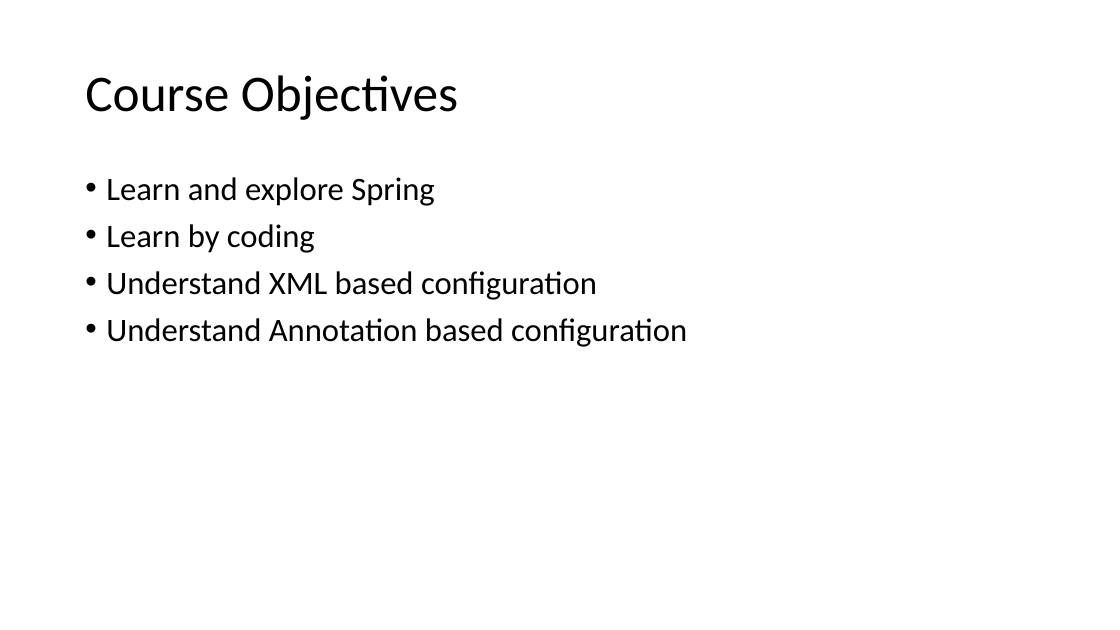
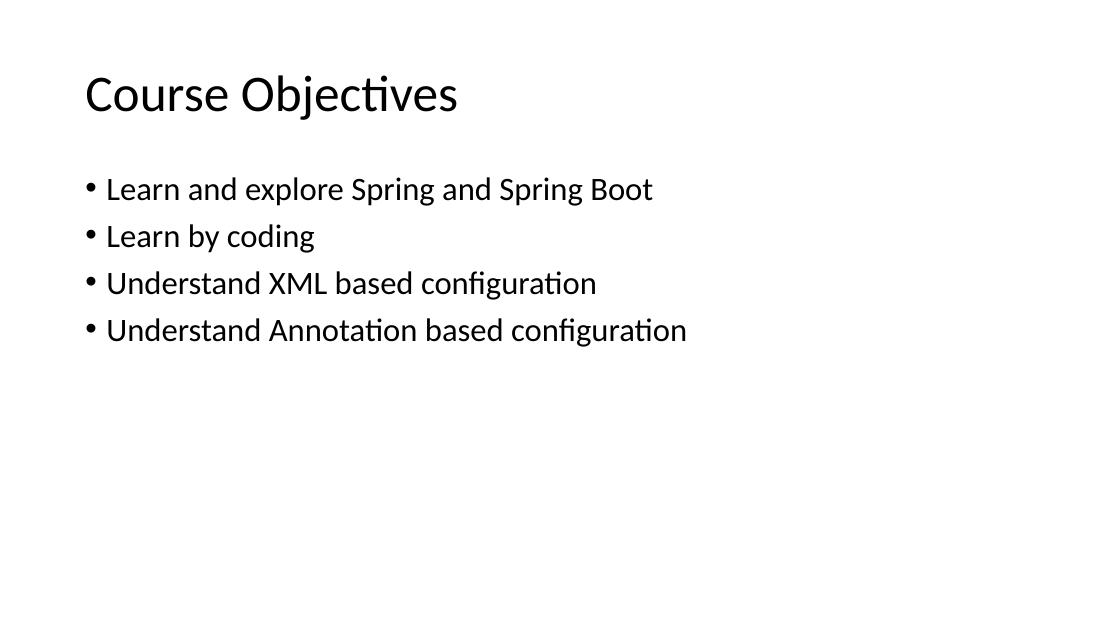
Before and after one commit to raghuprasadks/acharyafullstackfdp, a slide deck: slide 4 of day2/Spring.pptx. Drawn at 1120x630 pixels with LibreOffice and Linux fonts; fonts in the diff are those of the drawing. Boxes give left, top, right and bottom in pixels: in the first picture for what was removed or moved away, otherwise in the second. Text is boxed around its words. In the diff, an @@ line names an element or a change of style, - is before the commit and + after.

```diff
--- a/day2/Spring.pptx
+++ b/day2/Spring.pptx
@@ text at bbox=[106, 177, 653, 206]: text changed @@
-• Learn and explore Spring
+• Learn and explore Spring and Spring Boot
```
Also in this commit, not shown: 2 other slides changed, 6 slides added, 6 other files.
